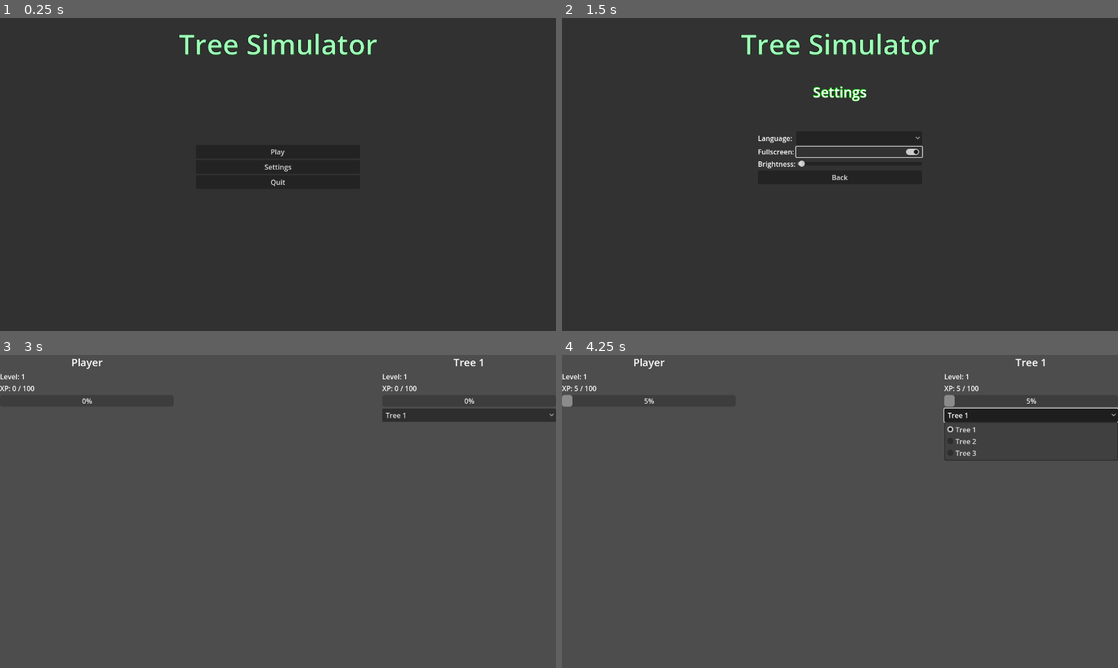
Above: before the commit, frames 1-4 (two rows, left to right).
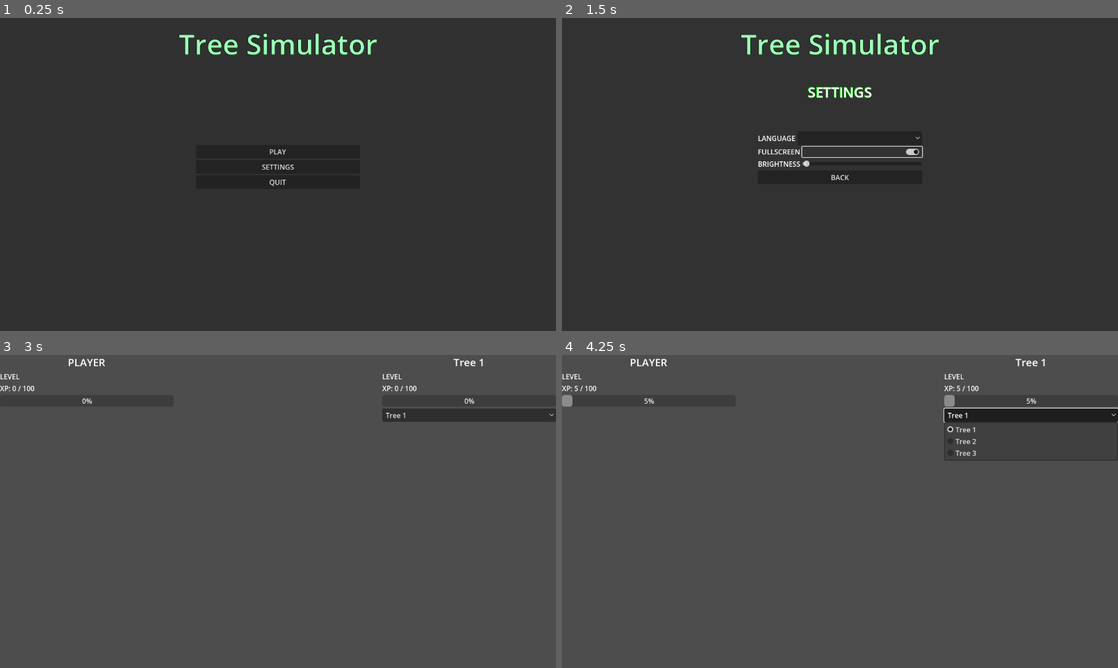
Above: after the commit, the same moments.

Repository: Mangito/Tree-Simulator
Game: Godot game, scene res://scenes/start_menu/start_menu.tscn
Two runs of this game, one before a commit and one after it. Both use one fixed random seed, a clock stepped at 60 frames per second and the inputs below.
Inputs (mouse positions are in pixels of both pictures, inside the frame that each line leads up to; where the layout moved, square brackets give the same spot in the first picture):
- Up to frame 1 (0.25 s): no input
- Up to frame 2 (1.5 s): click "Settings" (after the commit: "SETTINGS") at 0.5 s; click (862, 152) [856, 152] at 1.25 s
- Up to frame 3 (3 s): click "Back" (after the commit: "BACK") at 2 s; click "Play" (after the commit: "PLAY") at 2.75 s
- Up to frame 4 (4.25 s): click "Tree 1" at 3.5 s

The runs differ from the first frame. In frame 1, 0.1% of the frame differs, in the area x 47-53%, y 42-54%; in frame 2, 0.7%, in the area x 35-56%, y 21-52%; in frame 3, 0.2%; in frame 4, 0.2%.
Error after the commit: Invalid type in function 'set_locale' in base 'TranslationServer'. Cannot convert argument 1 from Nil to String. (res://globals/GameManager.gd:25)

Commit message:
feat: add translations and implemente with internationalization

Diff:
--- a/globals/GameManager.gd
+++ b/globals/GameManager.gd
@@ -10,3 +10,27 @@
 	"fullscreen": false,
 	"brightness": 1,
 }
+
+func _ready() -> void:
+	set_language(get_language_index(), false)
+	set_fullscreen(settings.fullscreen, false)
+	set_brightness(settings.brightness, false)
+
+func get_language_index(lang = settings.language) -> int:
+	return LANGUAGES.keys().find(lang)
+
+func set_language(value: int, save: bool = true) -> void:
+	var key = LANGUAGES.find_key(value)
+	settings.language = key
+	TranslationServer.set_locale(key)
+	if (save): GameStorage.save_progress()
+
+func set_fullscreen(value: bool, save: bool = true) -> void:
+	settings.fullscreen = value
+	var wMode = DisplayServer.WINDOW_MODE_FULLSCREEN if value else DisplayServer.WINDOW_MODE_WINDOWED
+	DisplayServer.window_set_mode(wMode)
+	if (save): GameStorage.save_progress()
+
+func set_brightness(value: float, save: bool = true) -> void:
+	settings.brightness = value
+	if (save): GameStorage.save_progress()
--- a/menus/menu.tscn
+++ b/menus/menu.tscn
@@ -47,7 +47,7 @@
 offset_top = 112.0
 offset_bottom = 230.0
 grow_horizontal = 2
-text = "Paused"
+text = "PAUSED"
 label_settings = SubResource("LabelSettings_s5kro")
 horizontal_alignment = 1
 vertical_alignment = 1
@@ -67,23 +67,23 @@
 
 [node name="PlayButton" type="Button" parent="ButtonsContainer"]
 layout_mode = 2
-text = "Play"
+text = "PLAY"
 
 [node name="ResumeButton" type="Button" parent="ButtonsContainer"]
 layout_mode = 2
-text = "Resume"
+text = "RESUME"
 
 [node name="SettingsButton" type="Button" parent="ButtonsContainer"]
 layout_mode = 2
-text = "Settings"
+text = "SETTINGS"
 
 [node name="BackButton" type="Button" parent="ButtonsContainer"]
 layout_mode = 2
-text = "Back"
+text = "BACK"
 
 [node name="QuitButton" type="Button" parent="ButtonsContainer"]
 layout_mode = 2
-text = "Quit"
+text = "QUIT"
 
 [node name="SettingsMenu" parent="." instance=ExtResource("2_y8e4h")]
 visible = false
--- a/menus/settings_menu.gd
+++ b/menus/settings_menu.gd
@@ -5,23 +5,18 @@
 @onready var bright_slider: HSlider = $ButtonsContainer/BrightnessContainer/BrightSlider
 
 func _ready() -> void:
-	lang_option_button.selected = GameManager.LANGUAGES.keys().find(GameManager.settings.language)
+	lang_option_button.selected = GameManager.get_language_index()
 	full_screen_check_button.button_pressed = GameManager.settings.fullscreen
 	bright_slider.value = GameManager.settings.brightness
 
 func _on_lang_option_button_item_selected(index: int) -> void:
-	GameManager.settings.language = GameManager.LANGUAGES.find_key(index)
-	GameStorage.save_progress()
+	GameManager.set_language(index)
 
 func _on_full_screen_check_button_toggled(toggled_on: bool) -> void:
-	GameManager.settings.fullscreen = toggled_on
-	var wMode = DisplayServer.WINDOW_MODE_FULLSCREEN if toggled_on else DisplayServer.WINDOW_MODE_WINDOWED
-	DisplayServer.window_set_mode(wMode)
-	GameStorage.save_progress()
+	GameManager.set_fullscreen(toggled_on)
 
-func _on_bright_slider_drag_ended(value_changed: bool) -> void:
-	GameManager.settings.brightness = value_changed
-	GameStorage.save_progress()
+func _on_bright_slider_value_changed(value: float) -> void:
+	GameManager.set_brightness(value)
 
 func _on_back_button_pressed() -> void:
 	hide()
--- a/menus/settings_menu.tscn
+++ b/menus/settings_menu.tscn
@@ -38,13 +38,13 @@
 horizontal_alignment = 1
 vertical_alignment = 1
 
-[node name="PausedLabel" type="Label" parent="."]
+[node name="SettingsLabel" type="Label" parent="."]
 anchors_preset = 10
 anchor_right = 1.0
 offset_top = 112.0
 offset_bottom = 230.0
 grow_horizontal = 2
-text = "Settings"
+text = "SETTINGS"
 label_settings = SubResource("LabelSettings_pvboe")
 horizontal_alignment = 1
 vertical_alignment = 1
@@ -68,7 +68,7 @@
 
 [node name="Label" type="Label" parent="ButtonsContainer/LanguageContainer"]
 layout_mode = 2
-text = "Language: "
+text = "LANGUAGE"
 
 [node name="LangOptionButton" type="OptionButton" parent="ButtonsContainer/LanguageContainer"]
 layout_mode = 2
@@ -86,7 +86,7 @@
 
 [node name="Label" type="Label" parent="ButtonsContainer/FullScreenContainer"]
 layout_mode = 2
-text = "Fullscreen:"
+text = "FULLSCREEN"
 
 [node name="FullScreenCheckButton" type="CheckButton" parent="ButtonsContainer/FullScreenContainer"]
 layout_mode = 2
@@ -99,7 +99,7 @@
 
 [node name="Label" type="Label" parent="ButtonsContainer/BrightnessContainer"]
 layout_mode = 2
-text = "Brightness:"
+text = "BRIGHTNESS"
 horizontal_alignment = 1
 
 [node name="BrightSlider" type="HSlider" parent="ButtonsContainer/BrightnessContainer"]
@@ -109,9 +109,9 @@
 
 [node name="BackButton" type="Button" parent="ButtonsContainer"]
 layout_mode = 2
-text = "Back"
+text = "BACK"
 
 [connection signal="item_selected" from="ButtonsContainer/LanguageContainer/LangOptionButton" to="." method="_on_lang_option_button_item_selected"]
 [connection signal="toggled" from="ButtonsContainer/FullScreenContainer/FullScreenCheckButton" to="." method="_on_full_screen_check_button_toggled"]
-[connection signal="drag_ended" from="ButtonsContainer/BrightnessContainer/BrightSlider" to="." method="_on_bright_slider_drag_ended"]
+[connection signal="value_changed" from="ButtonsContainer/BrightnessContainer/BrightSlider" to="." method="_on_bright_slider_value_changed"]
 [connection signal="pressed" from="ButtonsContainer/BackButton" to="." method="_on_back_button_pressed"]
--- a/project.godot
+++ b/project.godot
@@ -27,3 +27,7 @@
 
 window/size/viewport_width=1280
 window/size/viewport_height=720
+
+[internationalization]
+
+locale/translations=PackedStringArray("res://translations/translations.en.translation", "res://translations/translations.pt.translation")
--- a/scenes/game/game.tscn
+++ b/scenes/game/game.tscn
@@ -16,7 +16,7 @@
 [node name="Title" type="Label" parent="UI/PlayerLevelUI"]
 layout_mode = 2
 theme_override_font_sizes/font_size = 24
-text = "Player"
+text = "PLAYER"
 horizontal_alignment = 1
 
 [node name="PlayerLevelStatus" parent="UI/PlayerLevelUI" instance=ExtResource("2_xnews")]
--- a/scenes/level_ui/level_ui.gd
+++ b/scenes/level_ui/level_ui.gd
@@ -11,7 +11,7 @@
 	xp_label.horizontal_alignment = labelAlignment
 
 func update_ui(level: int, current_xp: int, max_xp: int) -> void:
-	level_label.text = "Level: " + str(level)
+	level_label.text = tr("LEVEL").format({ "level": str(level) })
 	xp_label.text = "XP: " + str(current_xp) + " / " + str(max_xp)
 	level_progress_bar.value = current_xp
 	level_progress_bar.max_value = max_xp
--- /dev/null
+++ b/translations/translations.csv
@@ -0,0 +1,12 @@
+key,EN,PT
+PLAY,Play,Jogar
+RESUME,Resume,Continuar
+SETTINGS,Settings,Configurações
+BACK,Back,Voltar
+QUIT,Quit,Sair
+PAUSED,Paused,Pausado
+LANGUAGE,Language:,Indioma:
+FULLSCREEN,Full screen:,Ecrã inteiro:
+BRIGHTNESS,Brightness:,Brilho:
+PLAYER,Player,Jogador
+LEVEL,Level: {level},Nivel: {level}
Not shown, added: translations/translations.csv.import
Not shown, added: translations/translations.xlsx
